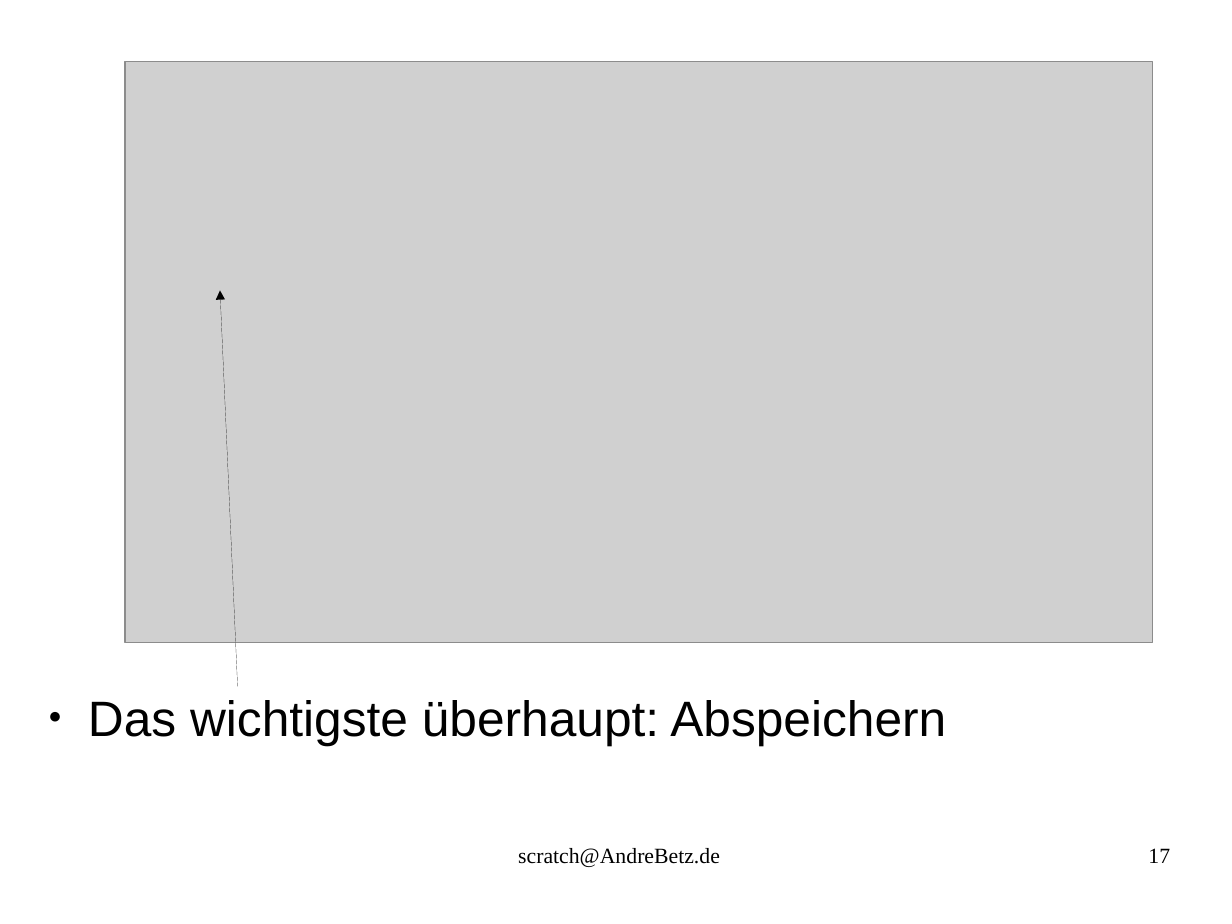
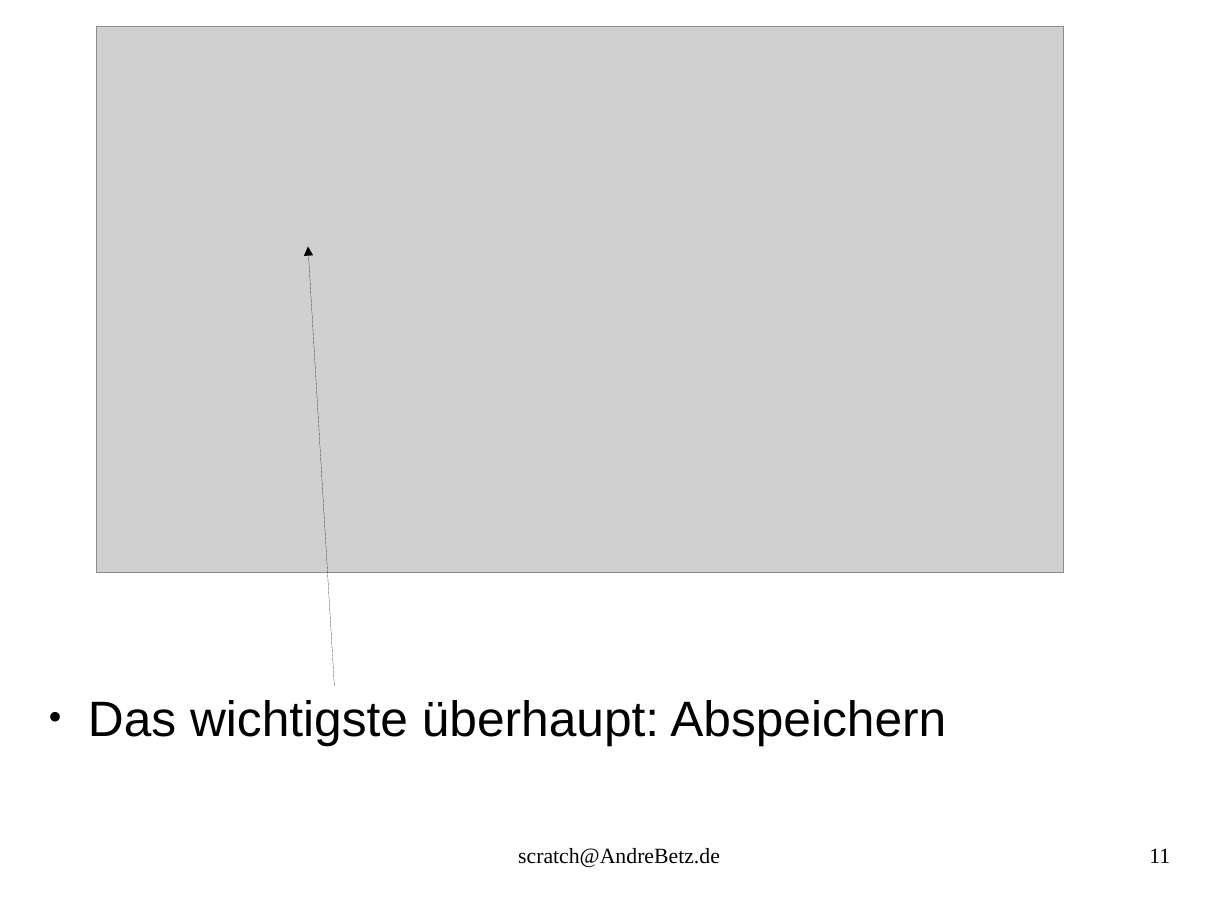
Before and after one commit to sky4walk/documents, a slide deck: slide 11 of ProgrammierkursScratchSpiel.odp (slide 17 before the commit). Drawn at 1232x924 pixels with LibreOffice and Linux fonts; fonts in the diff are those of the drawing; grey boxes stand for pictures. Boxes give left, top, right and bottom in pixels: in the first picture for what was removed or moved away, otherwise in the second. Text is boxed around its words. In the diff, an @@ line names an element or a change of style, - is before the commit and + after.

```diff
--- a/ProgrammierkursScratchSpiel.odp
+++ b/ProgrammierkursScratchSpiel.odp
@@ picture: place and size @@
-picture at <box>125,61,1154,643</box>
+picture at <box>97,27,1064,574</box>
@@ arrow moved from (238, 686) - (220, 291) to (334, 686) - (309, 246) @@
@@ page number at <box>1149,848,1170,863</box>: text changed @@
-17
+11
```
Also in this commit, not shown: 1 other slide changed, 2 other files.
